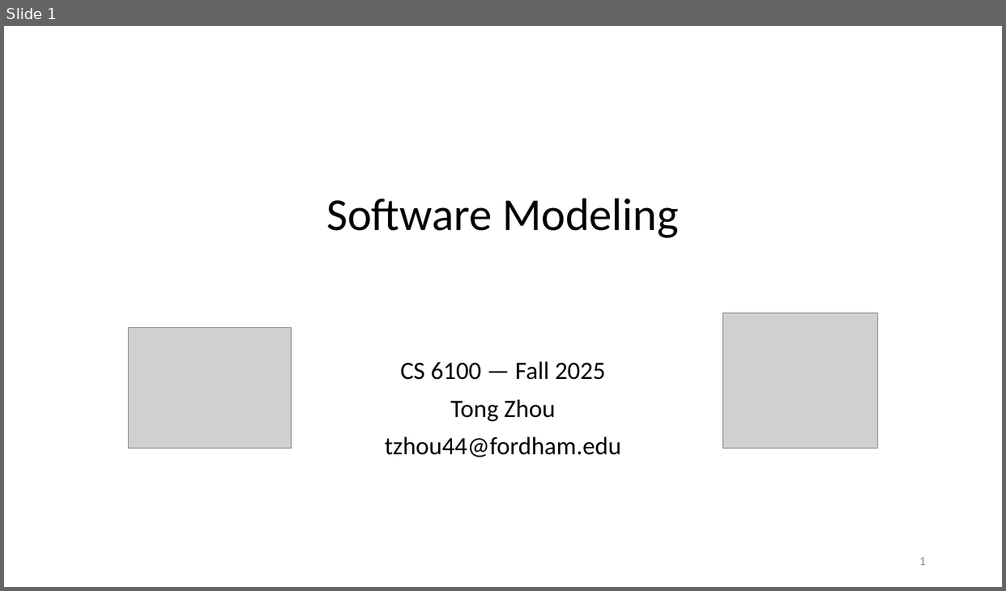
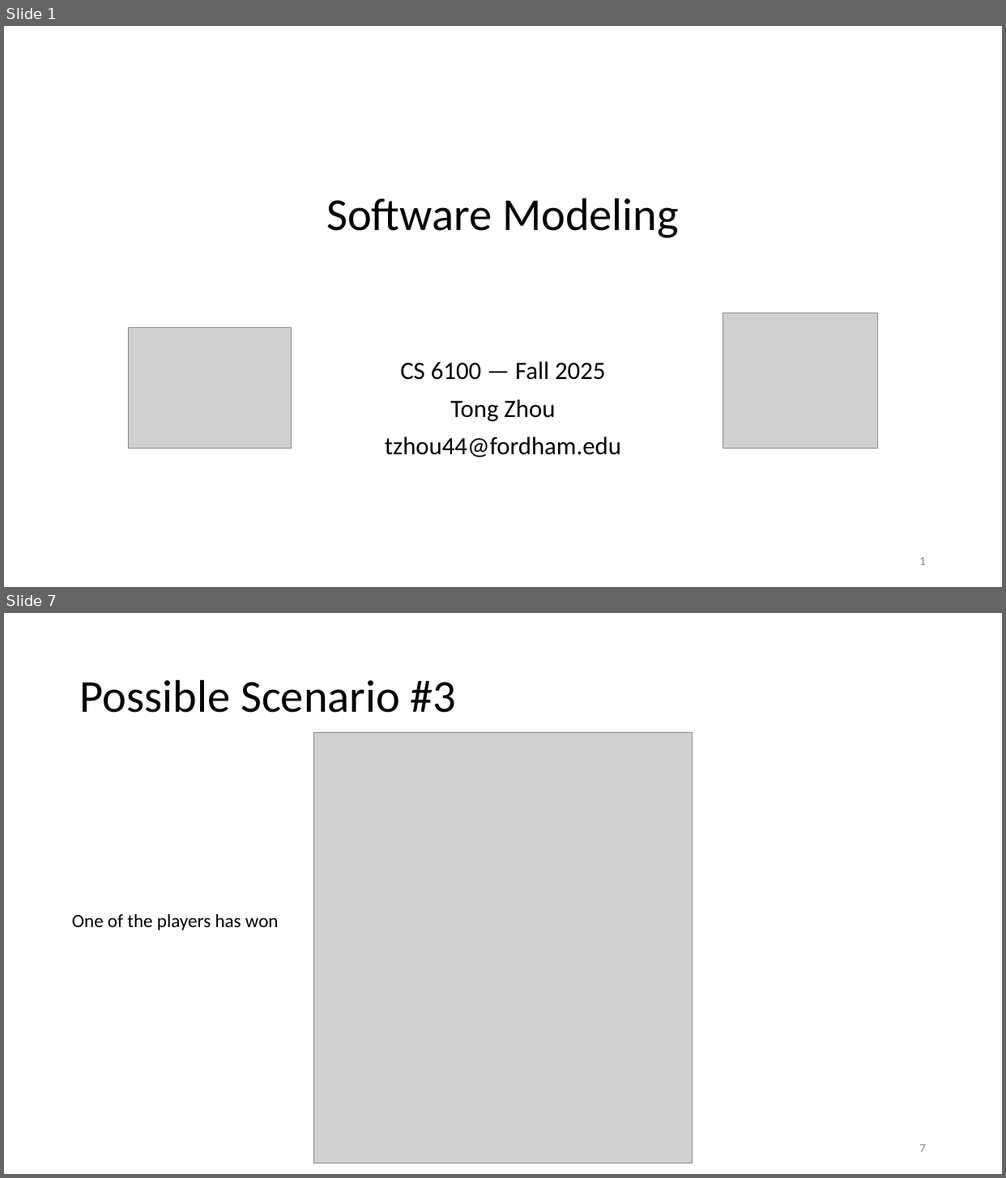
Before and after one commit to tongzhou80/cs6100, a slide deck: slides/Lecture3.pptx. Shown one above the other, each under a label of ours: slide 1 before the commit, slides 1 and 7 after it; the slides between them are not shown. The pictures are 1006x591 and 1006x1178 pixels, drawn with LibreOffice and Linux fonts; fonts in the diff are those of the drawing; grey boxes stand for pictures; background and template pictures are left out. Boxes give left, top, right and bottom in pixels: in the first picture for what was removed or moved away, otherwise in the second. Text is boxed around its words. In the diff, an @@ line names an element or a change of style, - is before the commit and + after.

```diff
--- a/slides/Lecture3.pptx
+++ b/slides/Lecture3.pptx
@@ slide 7 added at (4,613,1002,1174), background #FFFFFF @@
@@ title added at (80,679,457,713), 44 pt, text #000000 @@
+Possible Scenario #3
@@ picture added at (314,733,692,1163) @@
@@ text added at (72,914,279,931), 18 pt, text #000000 @@
+One of the players has won
@@ page number added at (919,1144,926,1152), 12 pt, text #8C8C8C @@
+7
```
Also in this commit, not shown: 12 other slides added, 1 slide removed, 3 other files.
